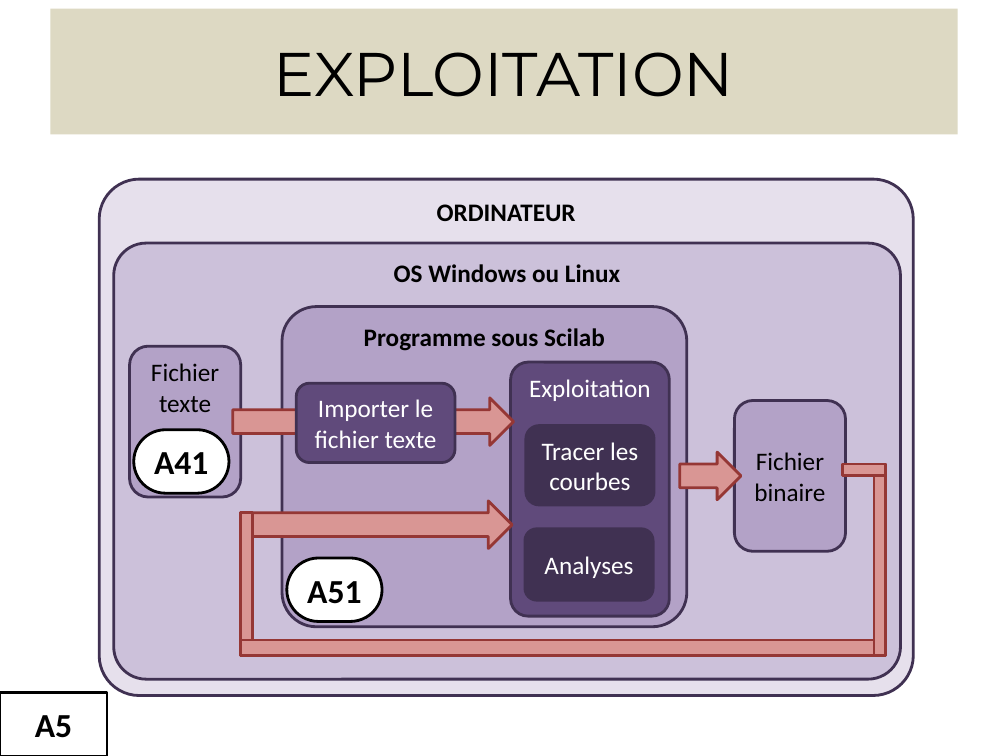
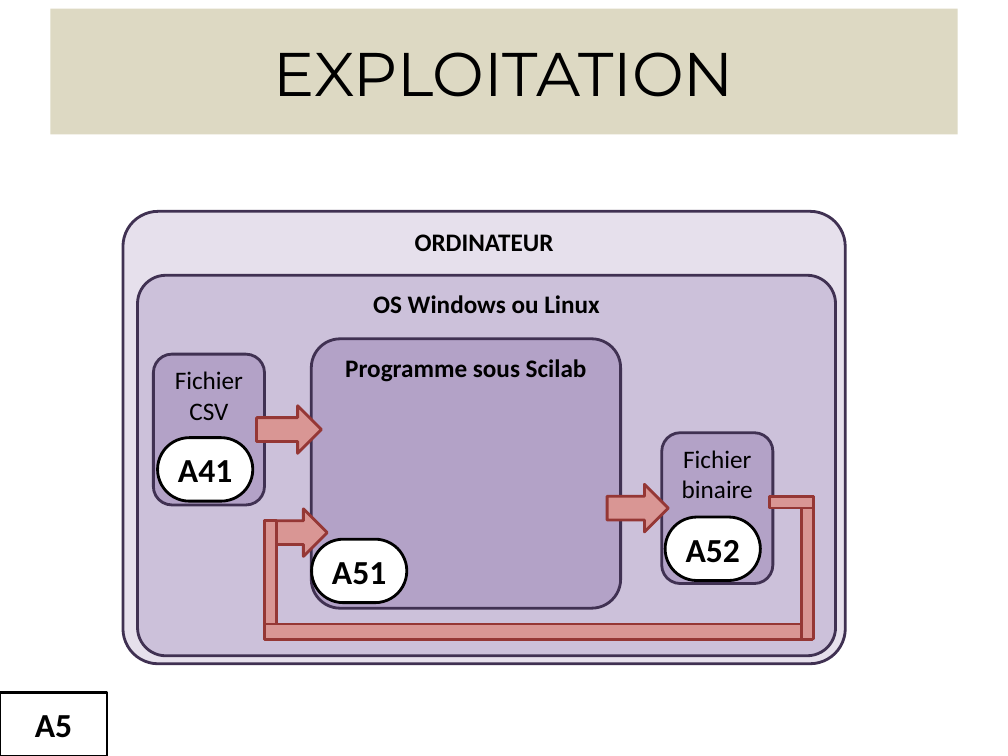
Before and after one commit to sebastien0/ConsoCompteurElectrique_avec_RPi, a slide deck: slide 8 of Documents/Illustrations.pptx. Drawn at 1008x756 pixels with LibreOffice and Linux fonts; fonts in the diff are those of the drawing. Boxes give left, top, right and bottom in pixels: in the first picture for what was removed or moved away, otherwise in the second. Text is boxed around its words. In the diff, an @@ line names an element or a change of style, - is before the commit and + after.

```diff
--- a/Documents/Illustrations.pptx
+++ b/Documents/Illustrations.pptx
@@ rounded rectangle "ORDINATEUR": place and size @@
-rounded rectangle "ORDINATEUR" at box(99, 179, 913, 696)
+rounded rectangle "ORDINATEUR" at box(123, 212, 846, 664)
@@ rounded rectangle "OS Windows ou Linux": place and size @@
-rounded rectangle "OS Windows ou Linux" at box(114, 243, 901, 679)
+rounded rectangle "OS Windows ou Linux" at box(137, 275, 836, 656)
@@ rounded rectangle "Fichier CSV": place and size @@
-rounded rectangle "Fichier CSV" at box(130, 347, 241, 498)
+rounded rectangle "Fichier CSV" at box(153, 354, 264, 505)
@@ rounded rectangle "Programme sous Scilab": place and size @@
-rounded rectangle "Programme sous Scilab" at box(282, 306, 687, 627)
+rounded rectangle "Programme sous Scilab" at box(311, 339, 621, 608)
@@ text in rounded rectangle at box(175, 371, 243, 420): text changed @@
-Fichier texte
+Fichier CSV
@@ rounded rectangle removed at box(296, 383, 455, 463) @@
-Importer le fichier texte
@@ rounded rectangle removed at box(511, 362, 669, 616) @@
-Exploitation
@@ right arrow: place and size @@
-right arrow at box(233, 398, 514, 446)
+right arrow at box(257, 406, 322, 454)
@@ rounded rectangle "A41": place and size @@
-rounded rectangle "A41" at box(134, 429, 229, 493)
+rounded rectangle "A41" at box(157, 437, 252, 501)
@@ rounded rectangle removed at box(526, 425, 654, 505) @@
-Tracer les courbes
@@ rounded rectangle "Fichier binaire": place and size @@
-rounded rectangle "Fichier binaire" at box(735, 400, 846, 551)
+rounded rectangle "Fichier binaire" at box(662, 432, 773, 584)
@@ rounded rectangle "Fichier binaire" at box(662, 432, 773, 584): vertical alignment middle to top @@
@@ right arrow: place and size @@
-right arrow at box(241, 501, 512, 548)
+right arrow at box(264, 509, 327, 556)
@@ right arrow: place and size @@
-right arrow at box(679, 453, 741, 500)
+right arrow at box(607, 485, 668, 532)
@@ rectangle: place and size @@
-rectangle at box(843, 464, 886, 476)
+rectangle at box(769, 496, 812, 508)
@@ rectangle: place and size @@
-rectangle at box(874, 464, 886, 655)
+rectangle at box(801, 496, 813, 639)
@@ rectangle: place and size @@
-rectangle at box(241, 513, 253, 656)
+rectangle at box(264, 521, 276, 636)
@@ rounded rectangle "A51": place and size @@
-rounded rectangle "A51" at box(287, 558, 382, 622)
+rounded rectangle "A51" at box(311, 539, 406, 603)
@@ rounded rectangle removed at box(525, 529, 653, 601) @@
-Analyses
@@ rounded rectangle added at box(665, 517, 760, 581), fill #FFFFFF, outline #000000 2 pt, 24 pt, text #000000, bold @@
+A52
@@ rectangle: place and size @@
-rectangle at box(241, 640, 885, 656)
+rectangle at box(264, 624, 811, 640)
```
Also in this commit, not shown: 3 other slides changed, 6 slides added, 1 other file.
